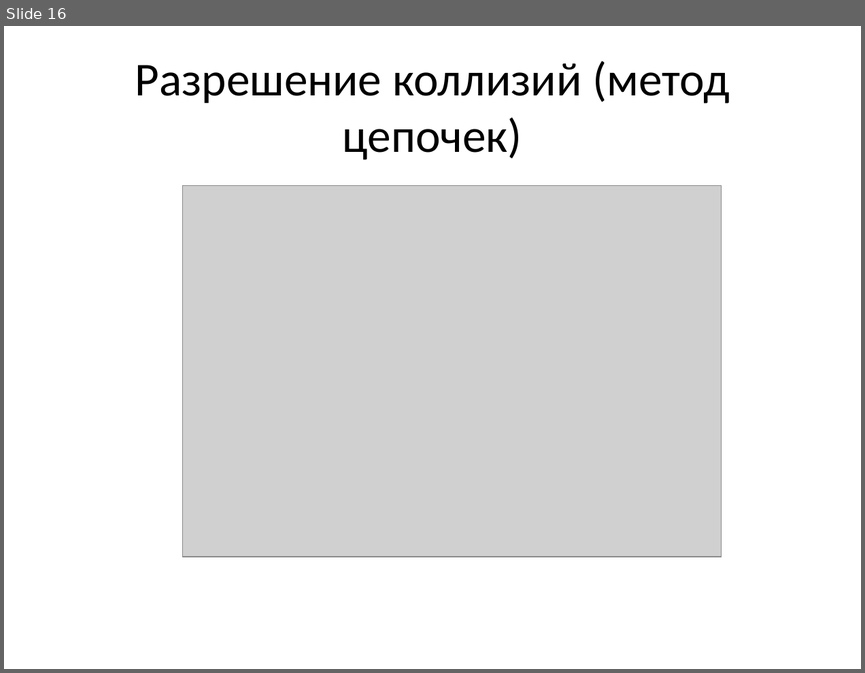
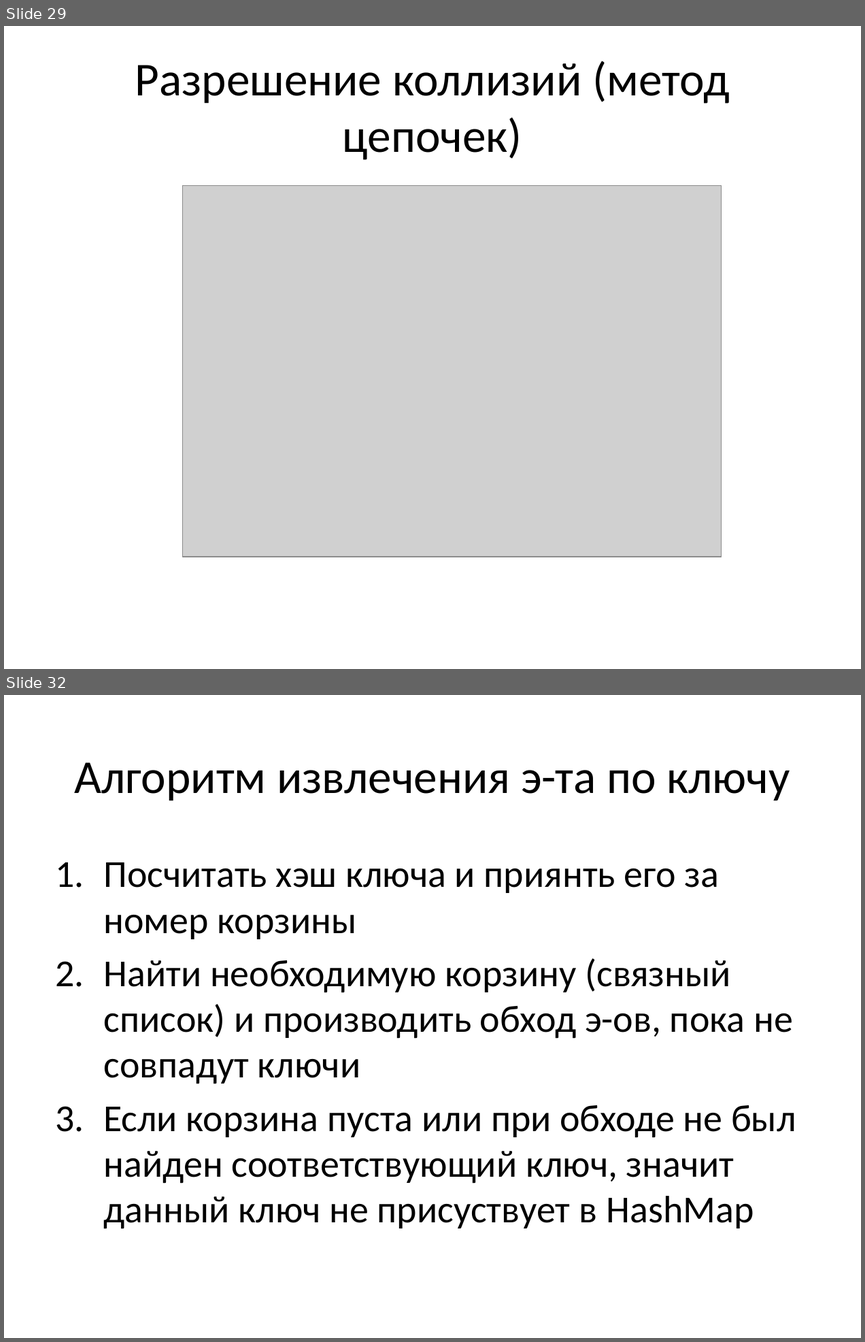
Before and after one commit to smoly-kuzstu/lections, a slide deck: lections/lesson05/Lection5.pptx. Shown one above the other, each under a label of ours: slide 16 before the commit, slides 29 and 32 after it; the slides between them are not shown. The pictures are 865x673 and 865x1342 pixels, drawn with LibreOffice and Linux fonts; fonts in the diff are those of the drawing; grey boxes stand for pictures. Boxes give left, top, right and bottom in pixels: in the first picture for what was removed or moved away, otherwise in the second. Text is boxed around its words. In the diff, an @@ line names an element or a change of style, - is before the commit and + after.

```diff
--- a/lections/lesson05/Lection5.pptx
+++ b/lections/lesson05/Lection5.pptx
@@ slide 32 added at box(4, 695, 861, 1338), background #FFFFFF @@
@@ title added at box(74, 762, 789, 801), 39.6 pt, text #000000 @@
+Алгоритм извлечения э-та по ключу
@@ text added at box(103, 862, 796, 1229), 32 pt, text #000000 @@
+1. Посчитать хэш ключа и приянть его за номер корзины
+2. Найти необходимую корзину (связный список) и производить обход э-ов, пока не совпадут ключи
+3. Если корзина пуста или при обходе не был найден соответствующий ключ, значит данный ключ не присуствует в HashMap
@@ what was slide 16 is now slide 29 @@
```
Also in this commit, not shown: 6 slides changed, 25 other slides added, 4 slides removed.
